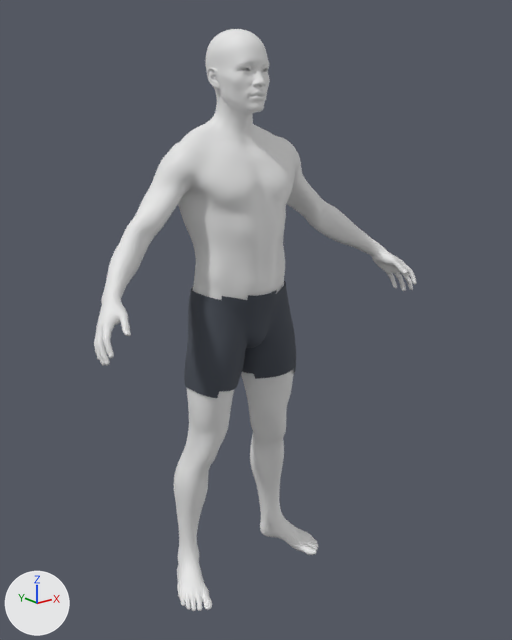
A saved change to the glTF model public/alki_humgen_male_lean.glb.
The view is the same before and after, from a camera (50 mm lens) standing at (-1.319, -1.736, 1.605) and looking at (0.023, -0.058, 0.934). Every picture has the same lights, and +X, +Y and +Z are marked at lower left. The picture after the commit comes second. Vertices at exactly the same position are counted once.

Names of what the first picture shows: 'HG_Body'.
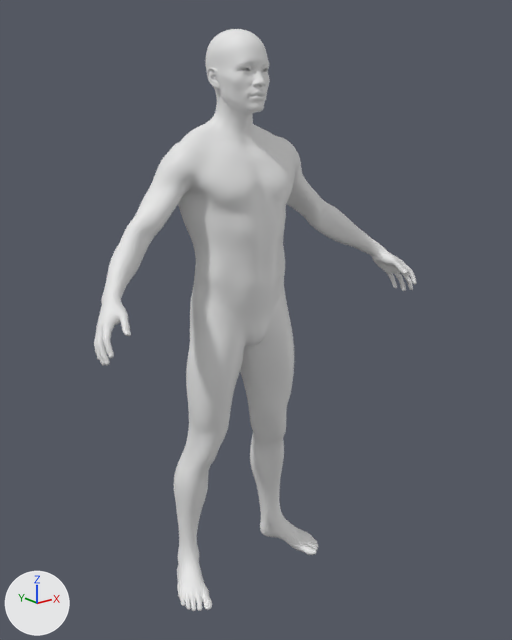
Pixel boxes [x1, y1, x2, y2] of what changed, in the pictures (512 x 640 px):
part 1 of me_female_body_default_001, deleted
    before: [184, 281, 296, 398]

Diff of the bpy script that builds the scene:
```diff
--- a/public/alki_humgen_male_lean.glb.py
+++ b/public/alki_humgen_male_lean.glb.py
@@ me_female_body_default_001 @@
 # used by ob_hg_body; location = (0.0, 0.0, 0.0)
-me_female_body_default_001.from_pydata(...)  # 26712 vertices, 53292 faces; spans x -0.59..0.59, y -0.24..0.14, z 0.01..1.79
-me_female_body_default_001.materials.append(mat_alki_skin)  # white #e7e7e7
-me_female_body_default_001.materials.append(mat_alki_cloth_boxers)  # greyish blue #454b55
+me_female_body_default_001.from_pydata(...)  # 25286 vertices, 50568 faces; spans x -0.59..0.59, y -0.24..0.14, z 0.01..1.79
+# me_female_body_default_001 part 1: the loose piece of 1426 vertices spanning x -0.2..0.2, y -0.13..0.14, z 0.72..1.04 is deleted
```
